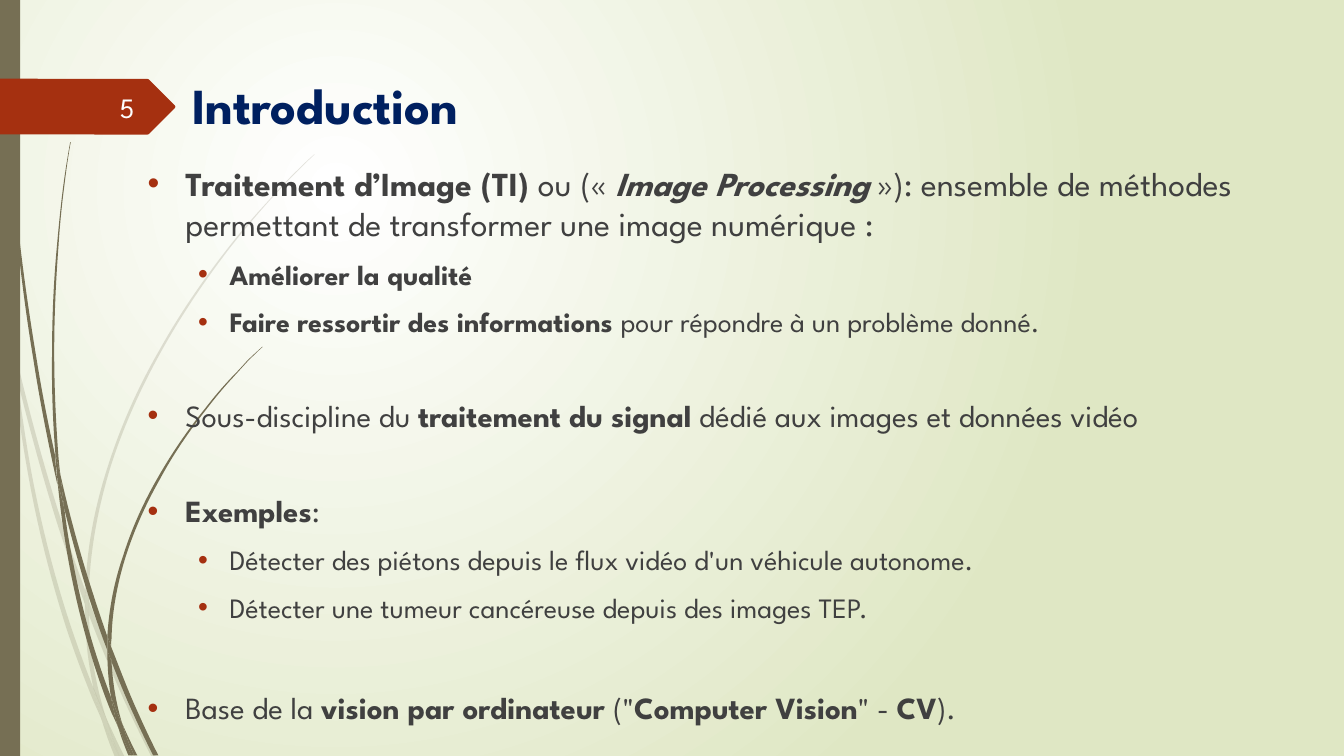
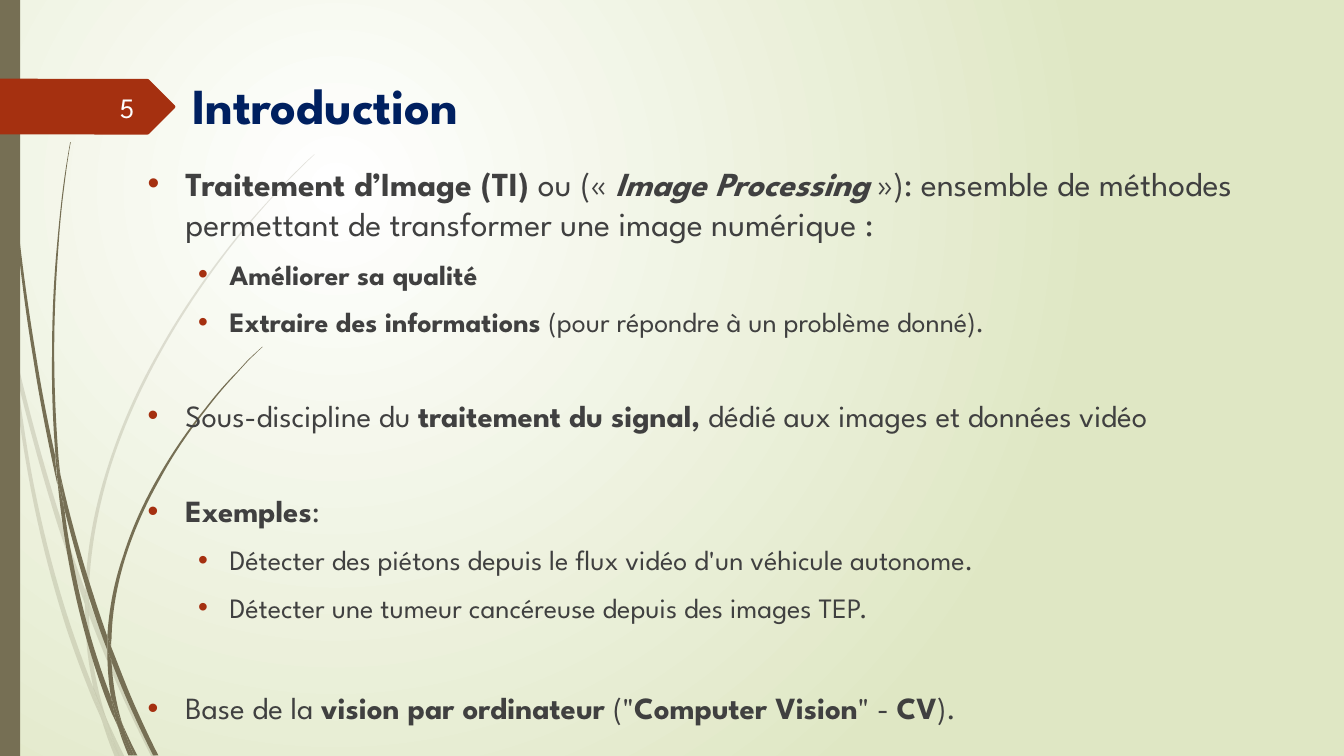
Before and after one commit to ma-riviere/IP101, a slide deck: slide 5 of Image Processing 101.pptx. Drawn at 1344x756 pixels with LibreOffice and Linux fonts; fonts in the diff are those of the drawing. Boxes give left, top, right and bottom in pixels: in the first picture for what was removed or moved away, otherwise in the second. Text is boxed around its words. In the diff, an @@ line names an element or a change of style, - is before the commit and + after.

```diff
--- a/Image Processing 101.pptx
+++ b/Image Processing 101.pptx
@@ text at (x1=185, y1=265, x2=1147, y2=437): text changed @@
-  • Améliorer la qualité
-  • Faire ressortir des informations pour répondre à un problème donné.
-• Sous-discipline du traitement du signal dédié aux images et données vidéo
+  • Améliorer sa qualité
+  • Extraire des informations (pour répondre à un problème donné).
+• Sous-discipline du traitement du signal, dédié aux images et données vidéo
```
Also in this commit, not shown: 7 other slides changed, 17 other files.
